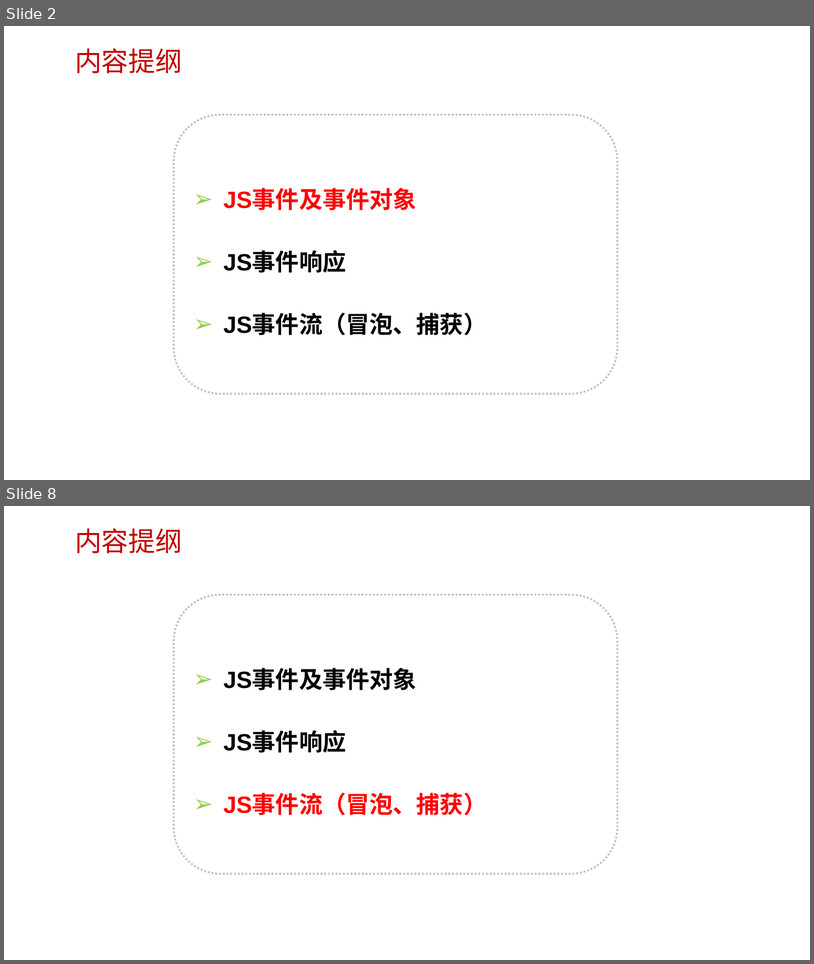
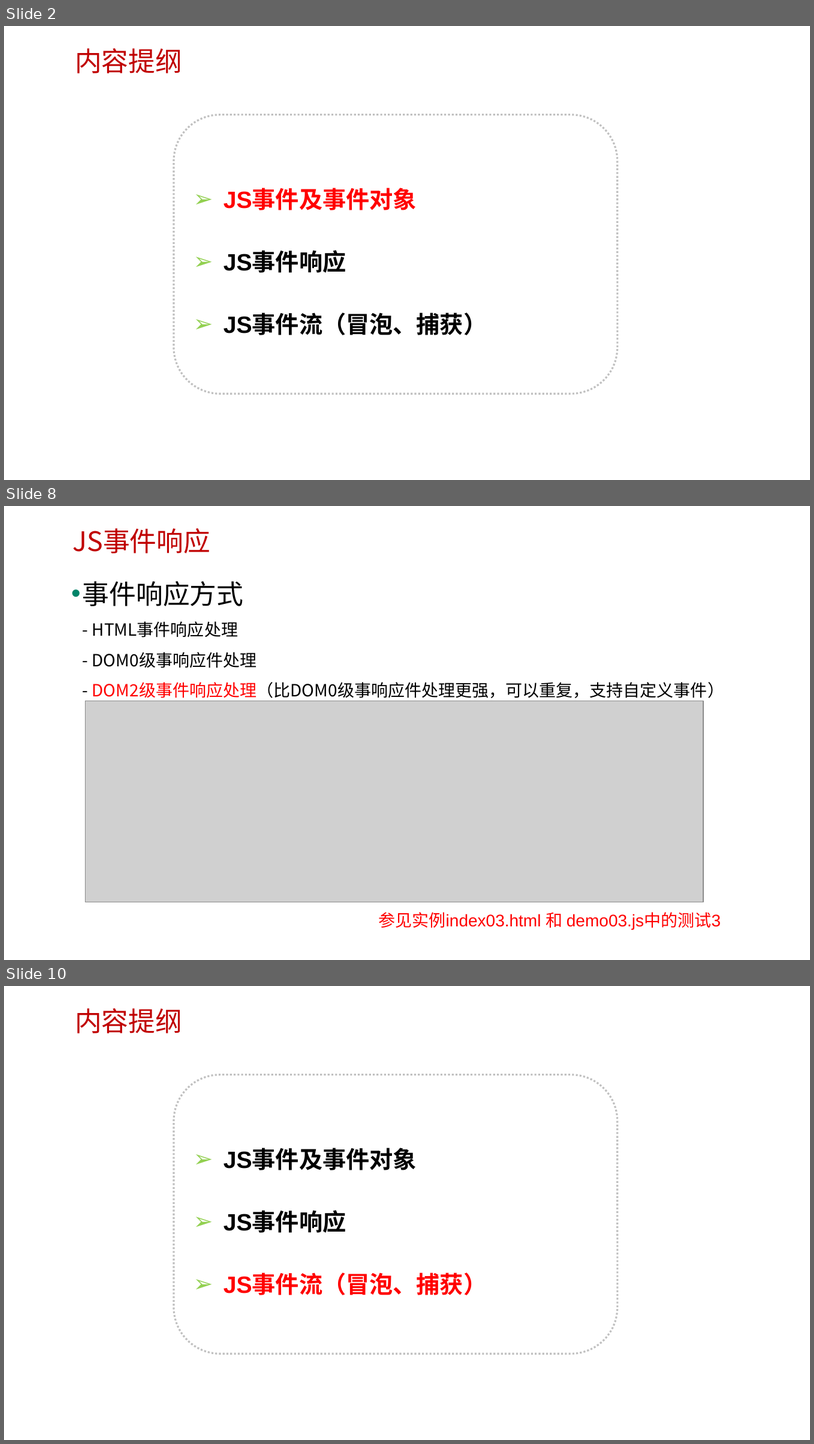
Before and after one commit to edu2act/course-javascript-advanced, a slide deck: 课程PPT/25.事件处理（事件流-待修改）.pptx. Shown one above the other, each under a label of ours: slides 2 and 8 before the commit, slides 2, 8 and 10 after it; the slides between them are not shown. The pictures are 814x964 and 814x1444 pixels, drawn with LibreOffice and Linux fonts; fonts in the diff are those of the drawing; grey boxes stand for pictures; background and template pictures are left out. Boxes give left, top, right and bottom in pixels: in the first picture for what was removed or moved away, otherwise in the second. Text is boxed around its words. In the diff, an @@ line names an element or a change of style, - is before the commit and + after.

```diff
--- a/课程PPT/25.事件处理（事件流-待修改）.pptx
+++ b/课程PPT/25.事件处理（事件流-待修改）.pptx
@@ slide 8 added at bbox=[4, 506, 810, 960], background picture (left out) @@
@@ text added at bbox=[72, 528, 210, 553], 32 pt, text #C00000 @@
+JS事件响应
@@ text added at bbox=[83, 581, 725, 701], 20 pt, text #000000 @@
+• 事件响应方式
+  - HTML事件响应处理
+  - DOM0级事响应件处理
+  - DOM2级事件响应处理（比DOM0级事响应件处理更强，可以重复，支持自定义事件）
@@ picture added at bbox=[85, 701, 704, 901] @@
@@ text added at bbox=[378, 912, 721, 929], 20 pt, text #FF0000 @@
+参见实例index03.html 和 demo03.js中的测试3
@@ what was slide 8 is now slide 10 @@
```
Also in this commit, not shown: 7 slides changed, 4 other slides added, 2 slides removed, 5 other files.
